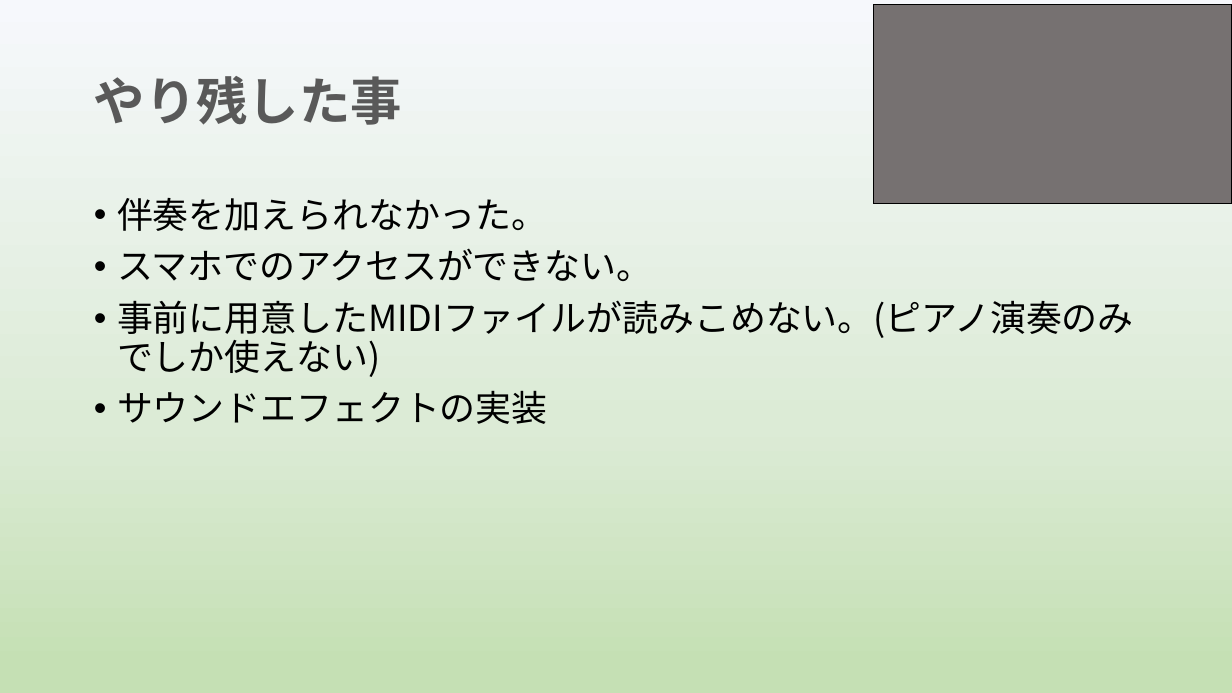
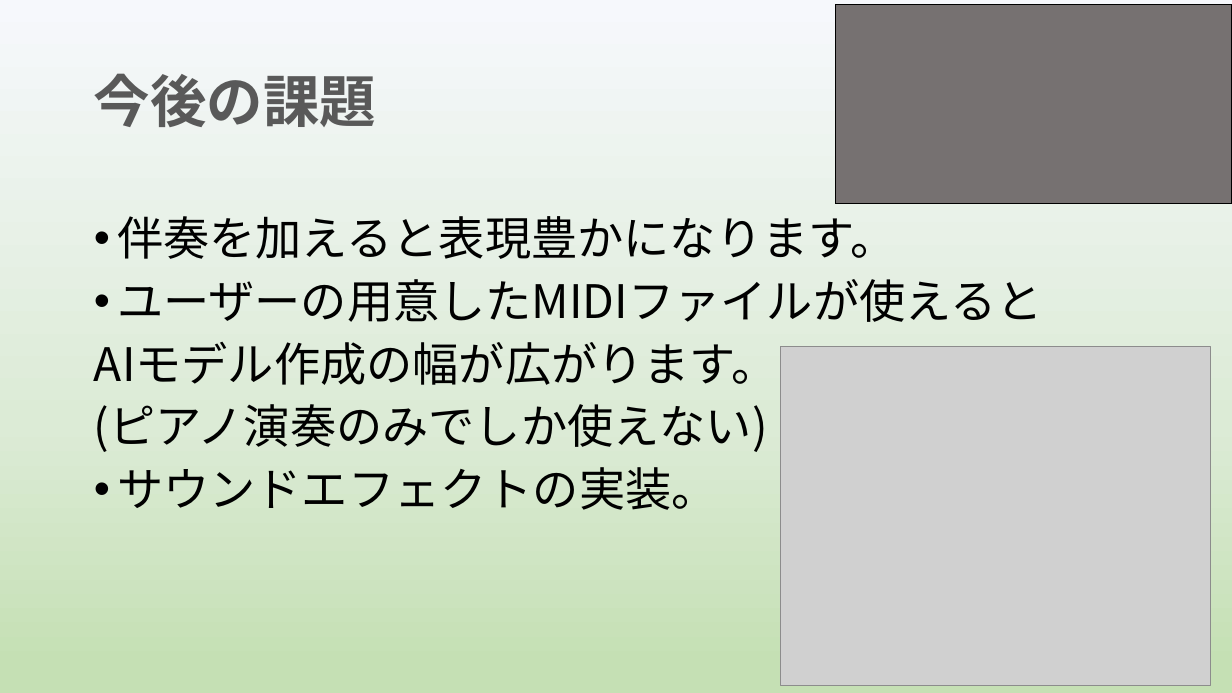
Before and after one commit to yoshitake266/bitComposer_prj, a slide deck: slide 11 of presentation/graduation/bit Composer3 .pptx (slide 16 before the commit). Drawn at 1232x693 pixels with LibreOffice and Linux fonts; fonts in the diff are those of the drawing; grey boxes stand for pictures. Boxes give left, top, right and bottom in pixels: in the first picture for what was removed or moved away, otherwise in the second. Text is boxed around its words. In the diff, an @@ line names an element or a change of style, - is before the commit and + after.

```diff
--- a/presentation/graduation/bit Composer3 .pptx
+++ b/presentation/graduation/bit Composer3 .pptx
@@ rectangle: place and size @@
-rectangle at [873,5,1232,203]
+rectangle at [836,5,1232,203]
@@ title at [94,73,376,127]: text changed; size 40 to 44 pt @@
-やり残した事
+今後の課題
@@ text at [94,216,1043,510]: text changed; size 28 to 36 pt @@
-• 伴奏を加えられなかった。
-• スマホでのアクセスができない。
-• 事前に用意したMIDIファイルが読みこめない。(ピアノ演奏のみでしか使えない)
-• サウンドエフェクトの実装
+• 伴奏を加えると表現豊かになります。
+• ユーザーの用意したMIDIファイルが使えると
+AIモデル作成の幅が広がります。
+(ピアノ演奏のみでしか使えない)
+• サウンドエフェクトの実装。
@@ picture added at [780,347,1211,686] @@
```
Also in this commit, not shown: 7 other slides changed, 7 slides added, 7 slides removed.
